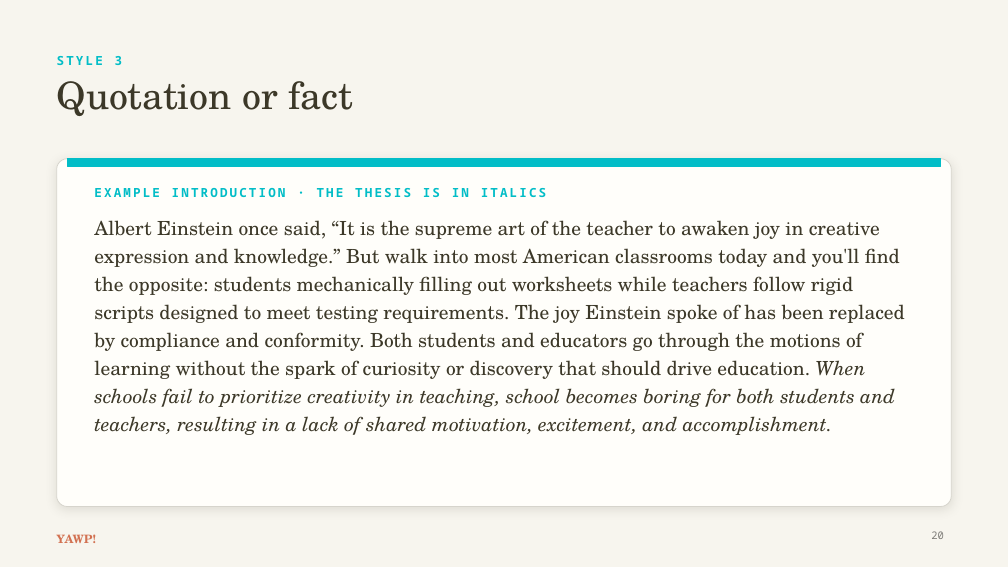
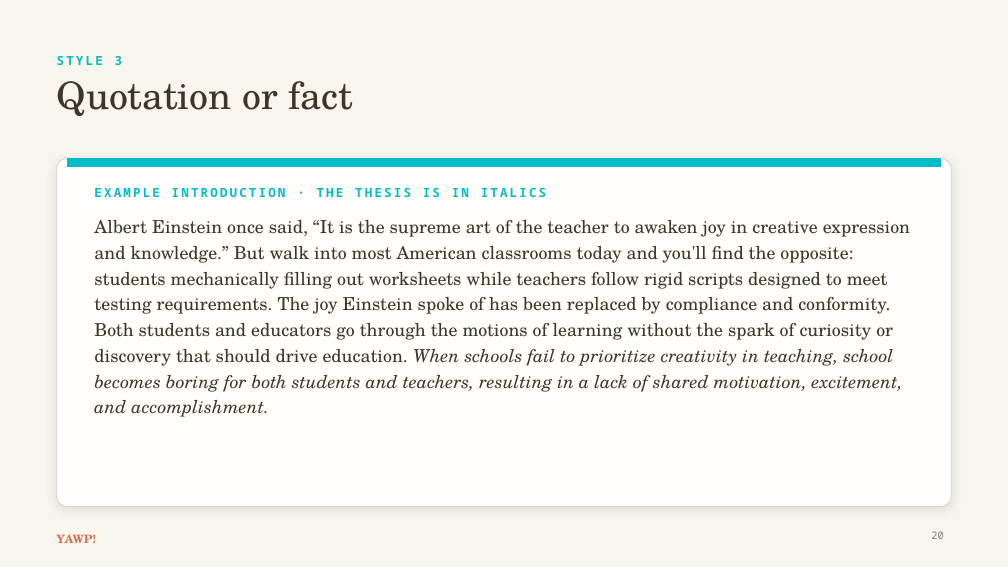
Before and after one commit to The-Connell-School/yawp, a slide deck: slide 20 of services/web-app/resources/thesis-essay-decks/lesson-4-introduction.pptx. Drawn at 1008x567 pixels with LibreOffice and Linux fonts; fonts in the diff are those of the drawing. Boxes give left, top, right and bottom in pixels: in the first picture for what was removed or moved away, otherwise in the second. Text is boxed around its words. In the diff, an @@ line names an element or a change of style, - is before the commit and + after.

```diff
--- a/services/web-app/resources/thesis-essay-decks/lesson-4-introduction.pptx
+++ b/services/web-app/resources/thesis-essay-decks/lesson-4-introduction.pptx
@@ text "Albert Einstein once said, “It ..." at (94,220,910,417): size 18.5 to 17 pt @@
```
Also in this commit, not shown: 3 other slides changed, 9 other files.
